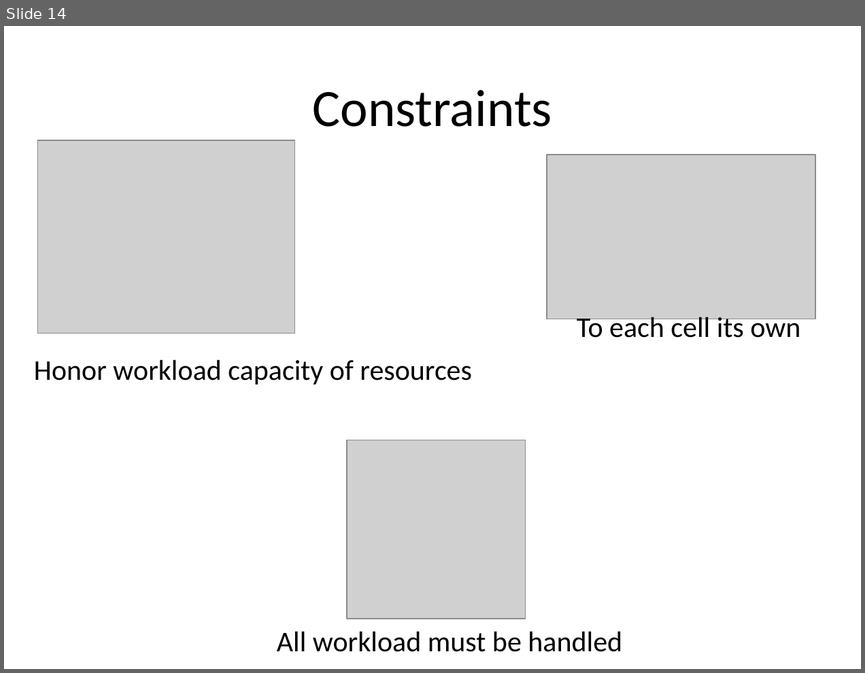
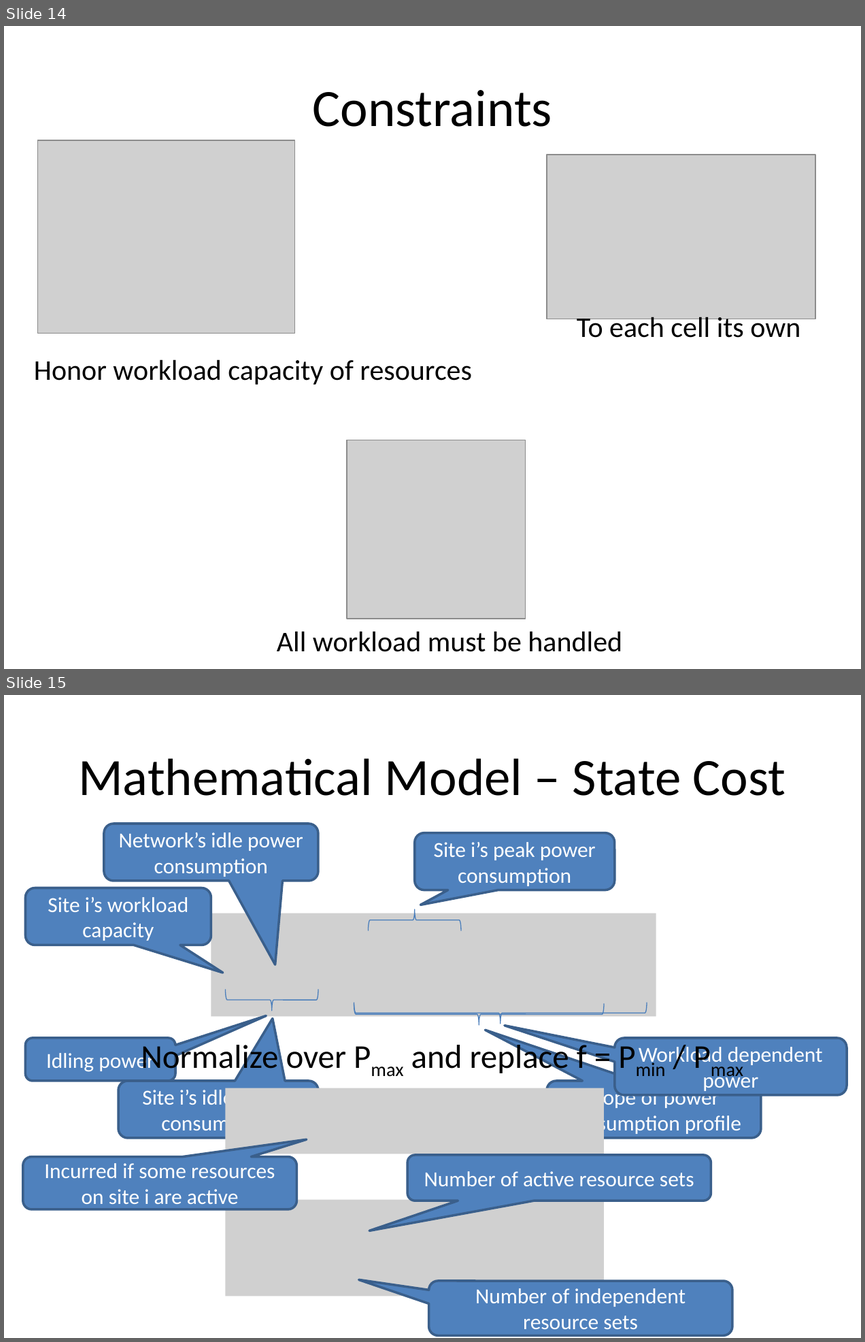
Before and after one commit to msaqib/Dissertation, a slide deck: RED-BLv2.pptx. Shown one above the other, each under a label of ours: slide 14 before the commit, slides 14 and 15 after it. The pictures are 865x673 and 865x1342 pixels, drawn with LibreOffice and Linux fonts; fonts in the diff are those of the drawing; grey boxes stand for pictures. Boxes give left, top, right and bottom in pixels: in the first picture for what was removed or moved away, otherwise in the second. Text is boxed around its words. In the diff, an @@ line names an element or a change of style, - is before the commit and + after.

```diff
--- a/RED-BLv2.pptx
+++ b/RED-BLv2.pptx
@@ slide 15 added at box(4, 695, 861, 1338), background #FFFFFF @@
@@ title added at box(78, 758, 786, 796), 44 pt, text #000000 @@
+Mathematical Model – State Cost
@@ rounded speech box added at box(104, 824, 318, 881), fill #4F81BD, outline #3A5F8C 2 pt, 18 pt, text #FFFFFF @@
+Network’s idle power consumption
@@ rounded speech box added at box(415, 833, 614, 890), fill #4F81BD, outline #3A5F8C 2 pt, 18 pt, text #FFFFFF @@
+Site i’s peak power consumption
@@ rounded speech box added at box(26, 888, 211, 945), fill #4F81BD, outline #3A5F8C 2 pt, 18 pt, text #FFFFFF @@
+Site i’s workload capacity
@@ picture added at box(211, 913, 656, 1016) @@
@@ right brace added at box(368, 909, 461, 930), outline #4B7EBC 0.75 pt @@
@@ right brace added at box(226, 989, 318, 1010), outline #4B7EBC 0.75 pt @@
@@ right brace added at box(354, 1003, 604, 1024), outline #4B7EBC 0.75 pt @@
@@ right brace added at box(354, 1002, 647, 1023), outline #4B7EBC 0.75 pt @@
@@ rounded speech box added at box(26, 1038, 175, 1081), fill #4F81BD, outline #3A5F8C 2 pt, 18 pt, text #FFFFFF @@
+Idling power
@@ text added at box(141, 1040, 587, 1076), 28 pt, text #000000 @@
+Normalize over Pmax and replace f = Pmin / Pmax
@@ rounded speech box added at box(614, 1038, 847, 1095), fill #4F81BD, outline #3A5F8C 2 pt, 18 pt, text #FFFFFF @@
+Workload dependent power
@@ rounded speech box added at box(118, 1081, 317, 1138), fill #4F81BD, outline #3A5F8C 2 pt, 18 pt, text #FFFFFF @@
+Site i’s idle power consumption
@@ rounded speech box added at box(547, 1081, 761, 1138), fill #4F81BD, outline #3A5F8C 2 pt, 18 pt, text #FFFFFF @@
+Slope of power consumption profile
@@ picture added at box(225, 1087, 604, 1153) @@
@@ rounded speech box added at box(23, 1157, 297, 1209), fill #4F81BD, outline #3A5F8C 2 pt, 18 pt, text #FFFFFF @@
+Incurred if some resources on site i are active
@@ rounded speech box added at box(407, 1154, 711, 1200), fill #4F81BD, outline #3A5F8C 2 pt, 18 pt, text #FFFFFF @@
+Number of active resource sets
@@ picture added at box(225, 1200, 604, 1297) @@
@@ rounded speech box added at box(429, 1280, 732, 1335), fill #4F81BD, outline #3A5F8C 2 pt, 18 pt, text #FFFFFF @@
+Number of independent resource sets
```
Also in this commit, not shown: 2 slides changed, 3 slides removed.
